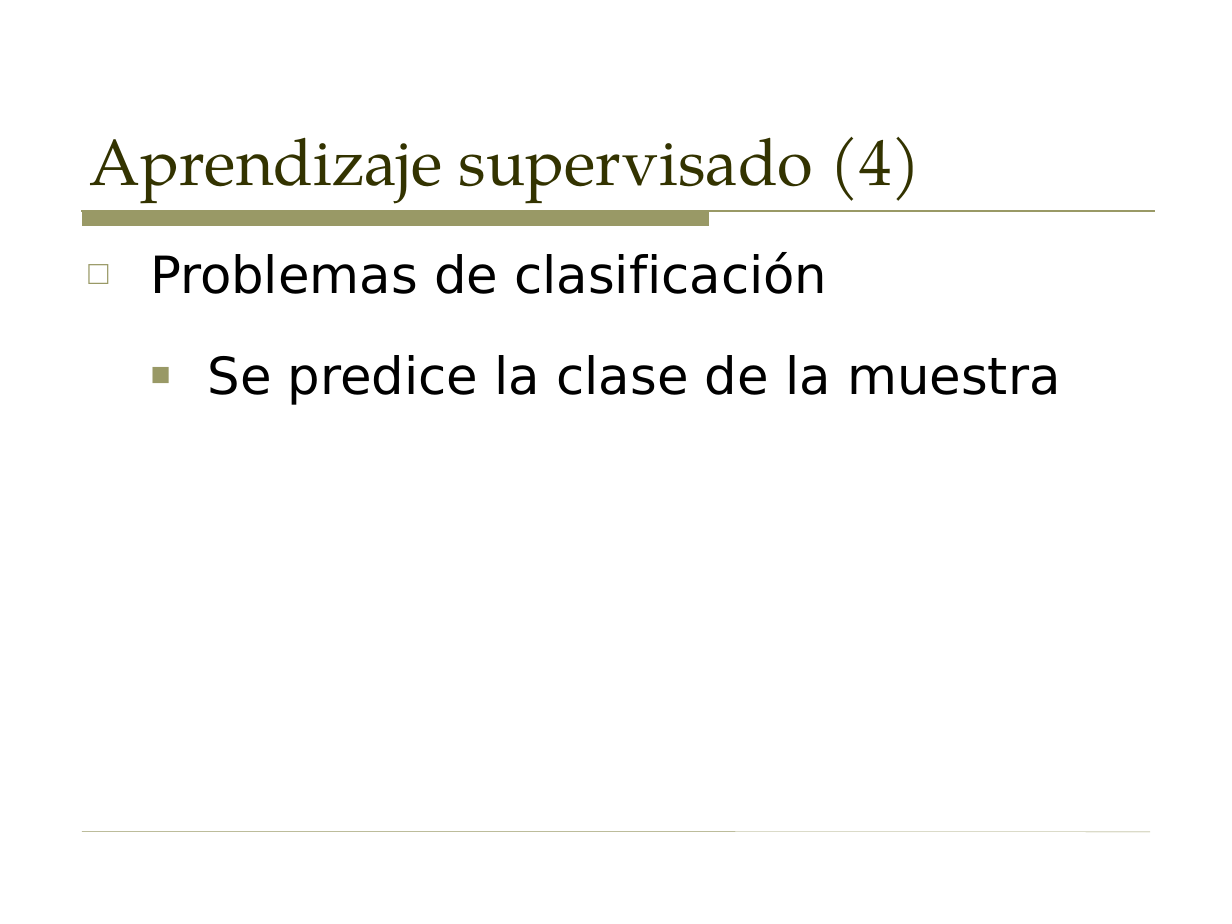
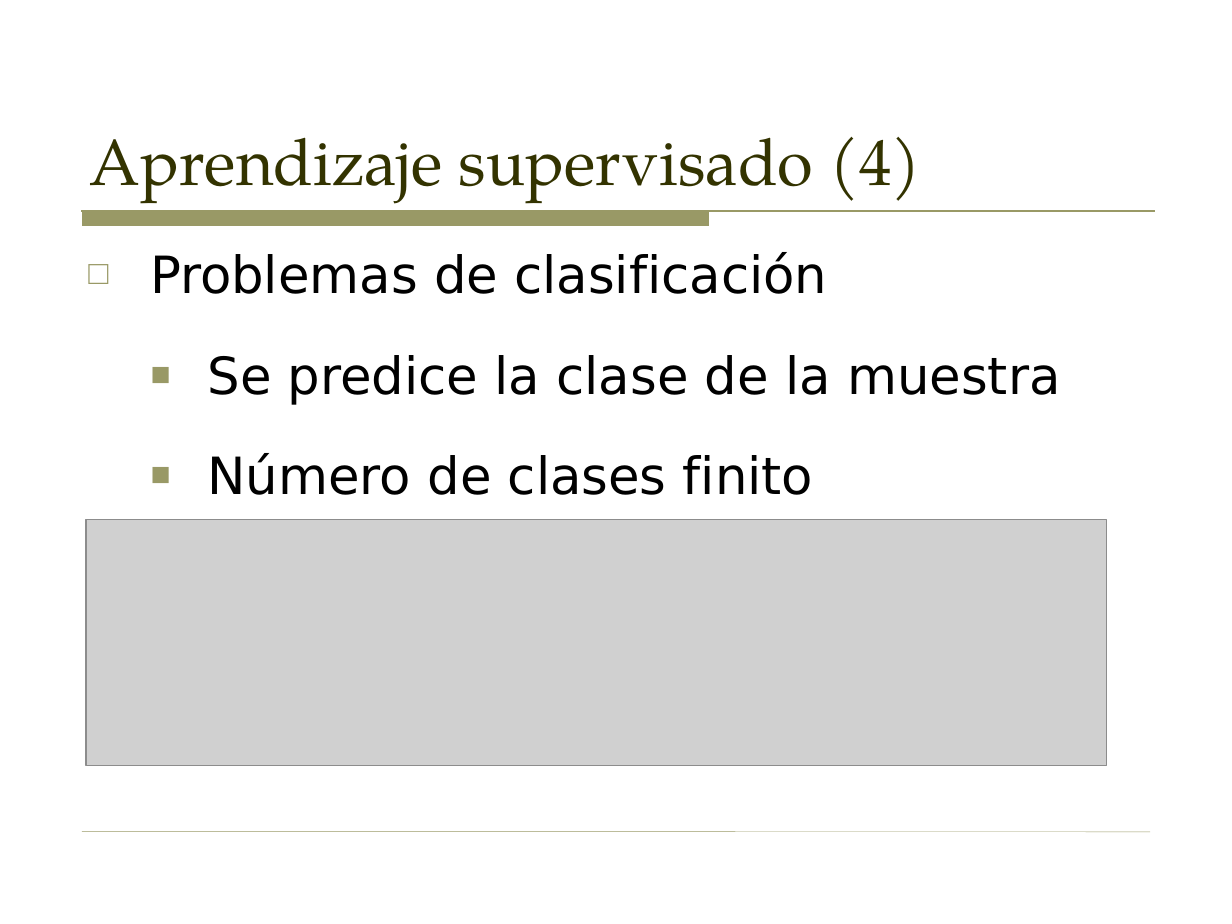
Before and after one commit to sergarb1/TallerAprendizajeAutomaticoPython, a slide deck: slide 17 of Taller - Introduccion al aprendizaje automatico (Supervisado y no supervisado).odp. Drawn at 1232x924 pixels with LibreOffice and Linux fonts; fonts in the diff are those of the drawing; grey boxes stand for pictures. Boxes give left, top, right and bottom in pixels: in the first picture for what was removed or moved away, otherwise in the second. Text is boxed around its words. In the diff, an @@ line names an element or a change of style, - is before the commit and + after.

```diff
--- a/Taller - Introduccion al aprendizaje automatico (Supervisado y no supervisado).odp
+++ b/Taller - Introduccion al aprendizaje automatico (Supervisado y no supervisado).odp
@@ text at <box>208,453,813,495</box>: paragraph added @@
+  ■ Número de clases finito
@@ picture added at <box>86,520,1106,765</box> @@
```
Also in this commit, not shown: 7 other slides changed, 2 slides added, 1 other file.
